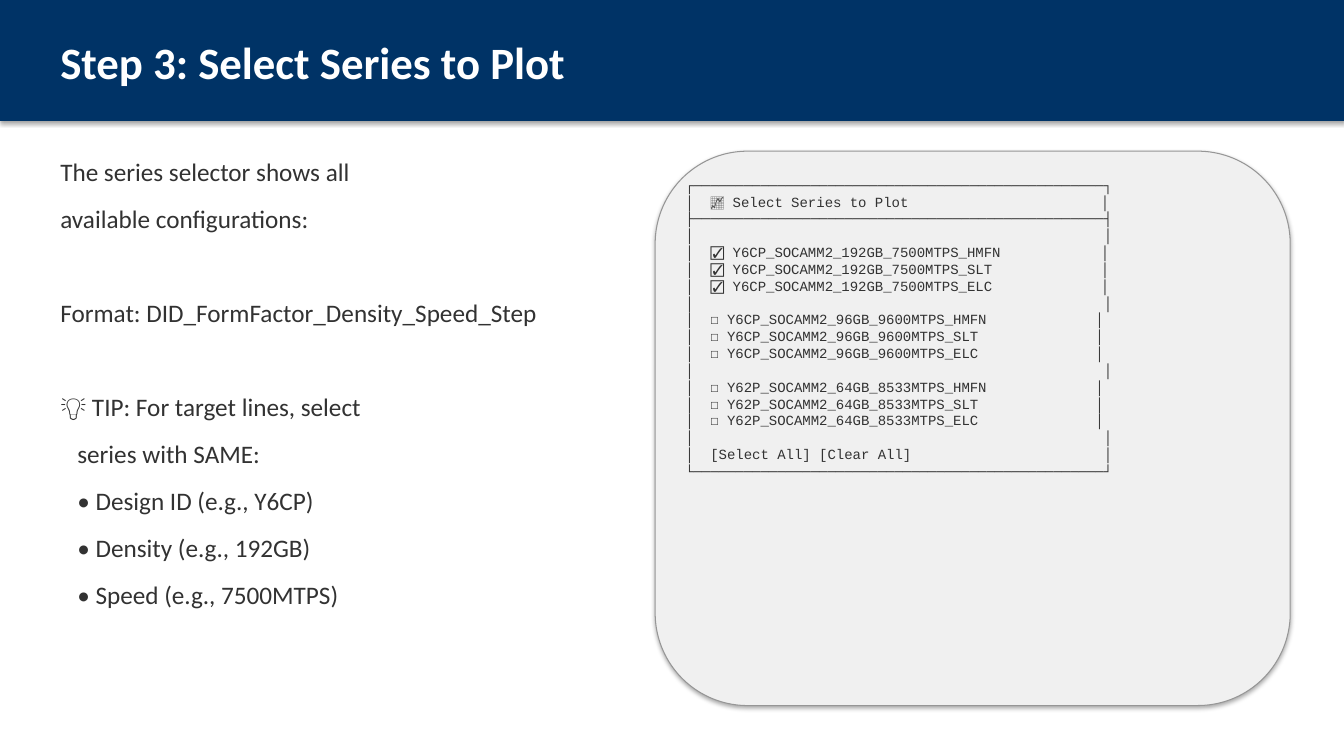
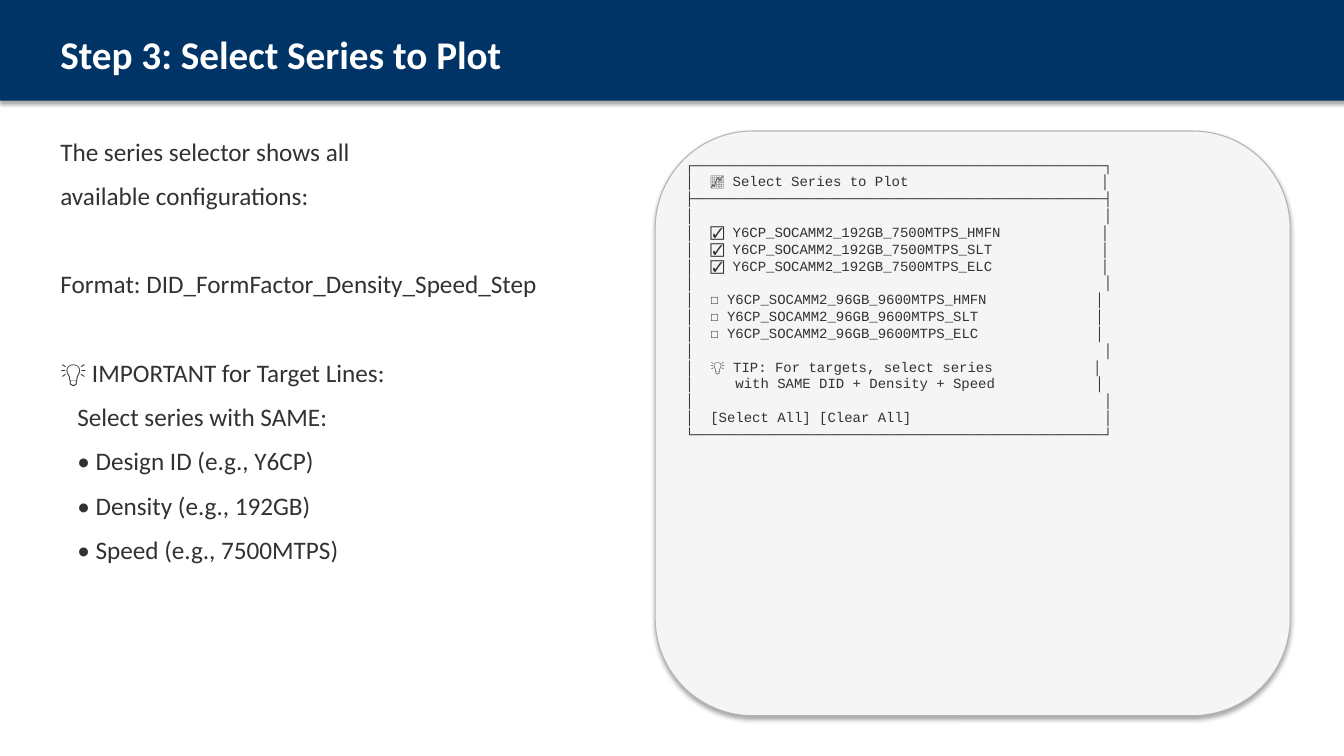
Before and after one commit to ASEGARAN/MODULE_YIELD_DASHBOARD, a slide deck: slide 6 of Module_ELC_Yield_User_Guide.pptx (slide 5 before the commit). Drawn at 1344x756 pixels with LibreOffice and Linux fonts; fonts in the diff are those of the drawing. Boxes give left, top, right and bottom in pixels: in the first picture for what was removed or moved away, otherwise in the second. Text is boxed around its words. In the diff, an @@ line names an element or a change of style, - is before the commit and + after.

Commit message:
Add actual dashboard screenshot to user guide PPTX
- Embedded screenshot of dashboard homepage on slide 2
- 11 slides with mixed actual screenshot + ASCII mockups
- Screenshots captured via Firefox headless

```diff
--- a/Module_ELC_Yield_User_Guide.pptx
+++ b/Module_ELC_Yield_User_Guide.pptx
@@ rectangle: place and size @@
-rectangle at box(0, 0, 1344, 121)
+rectangle at box(0, 0, 1344, 101)
@@ text "Step 3: Select Series to ..." at box(60, 41, 501, 75): size 32 to 28 pt @@
@@ text "The series selector shows all": place and size @@
-text "The series selector shows all" at box(60, 163, 536, 609)
+text "The series selector shows all" at box(60, 143, 536, 564)
@@ text at box(60, 143, 536, 564): less space between paragraphs @@
@@ rounded rectangle: place and size @@
-rounded rectangle at box(655, 151, 1291, 706)
+rounded rectangle at box(655, 131, 1291, 716)
@@ rounded rectangle at box(655, 131, 1291, 716): fill #F0F0F0 to #F5F5F5; outline #969696 0.75 pt to #B4B4B4 0.75 pt @@
@@ text at box(710, 176, 1001, 425): text changed @@
-┌─────────────────────────────────────────────────┐
-│ 📈 Select Series to Plot │
-├─────────────────────────────────────────────────┤
-│ │
-│ ☑ Y6CP_SOCAMM2_192GB_7500MTPS_HMFN │
-│ ☑ Y6CP_SOCAMM2_192GB_7500MTPS_SLT │
-│ ☑ Y6CP_SOCAMM2_192GB_7500MTPS_ELC │
-│ │
-│ ☐ Y6CP_SOCAMM2_96GB_9600MTPS_HMFN │
-│ ☐ Y6CP_SOCAMM2_96GB_9600MTPS_SLT │
-│ ☐ Y6CP_SOCAMM2_96GB_9600MTPS_ELC │
-│ │
-│ ☐ Y62P_SOCAMM2_64GB_8533MTPS_HMFN │
-│ ☐ Y62P_SOCAMM2_64GB_8533MTPS_SLT │
-│ ☐ Y62P_SOCAMM2_64GB_8533MTPS_ELC │
-│ │
-│ [Select All] [Clear All] │
-└─────────────────────────────────────────────────┘
+┌─────────────────────────────────────────────────┐
+│ 📈 Select Series to Plot │
+├─────────────────────────────────────────────────┤
+│ │
+│ ☑ Y6CP_SOCAMM2_192GB_7500MTPS_HMFN │
+│ ☑ Y6CP_SOCAMM2_192GB_7500MTPS_SLT │
+│ ☑ Y6CP_SOCAMM2_192GB_7500MTPS_ELC │
+│ │
+│ ☐ Y6CP_SOCAMM2_96GB_9600MTPS_HMFN │
+│ ☐ Y6CP_SOCAMM2_96GB_9600MTPS_SLT │
+│ ☐ Y6CP_SOCAMM2_96GB_9600MTPS_ELC │
+│ │
+│ 💡 TIP: For targets, select series │
+│ with SAME DID + Density + Speed │
+│ │
+│ [Select All] [Clear All] │
+└─────────────────────────────────────────────────┘
@@ text at box(77, 364, 385, 426): text changed @@
-💡 TIP: For target lines, select
-series with SAME:
+💡 IMPORTANT for Target Lines:
+Select series with SAME:
```
Also in this commit, not shown: 9 other slides changed, 1 slide added, 2 slides removed, 2 other files.
